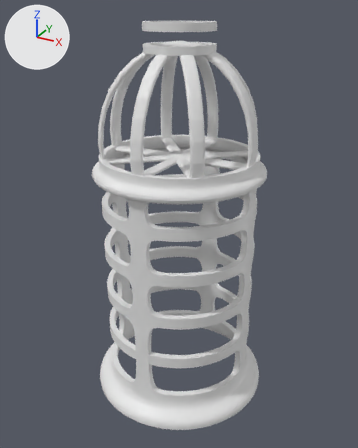
The Blender file Lantern.blend, before and after one commit.
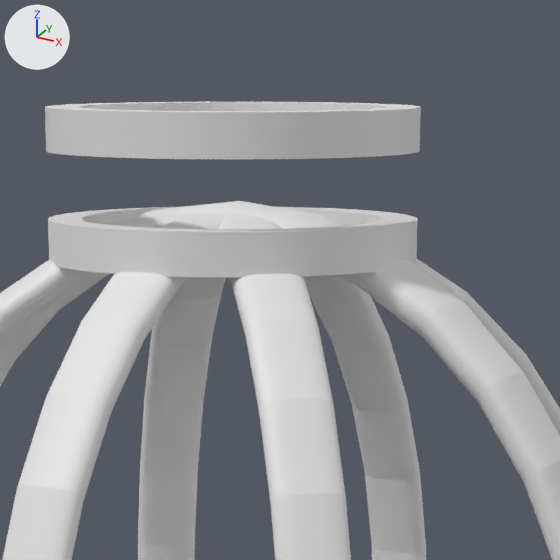
There are two pictures of each version: one whole from a camera (50 mm lens) standing at (0.979, -1.786, 0.969) and looking at (0.0, -0.006, 0.079), one close up on the part from 37% to 68% of the width and 0% to 25% of the height. Every picture has the same lights, and +X, +Y and +Z are marked at upper left. The first two pictures are the older version.
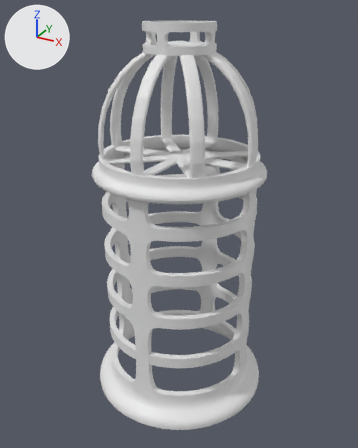
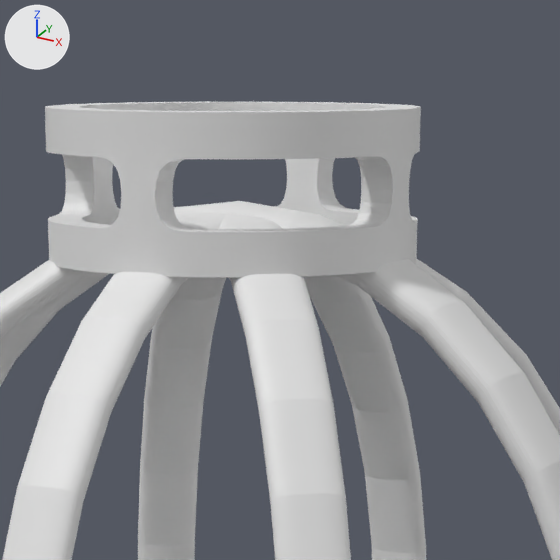
What changed in the scene script:
```text
Change me_circle_010:
    used by ob_circle_004; location = (0.0, 0.0, 0.904); rotation_euler = (0.0, 0.0, 0.0995), in degrees (0, 0, 5.7); scale = (0.261, 0.261, 0.261)
    verts and faces of me_circle_010; kept vertices keep their numbers, new ones are numbered from 672
    before: 32 (0.0, 0.5, -0.08), 47 (-0.1, -0.49, -0.08), 48 (0.0, -0.5, -0.08), 55 (0.49, -0.1, -0.08), 56 (0.5, 0.0, -0.08)
    before: 63 (0.1, 0.49, -0.08), 576 (0.0, 0.5, -0.26), 591 (-0.1, -0.49, -0.26), 592 (0.0, -0.5, -0.26), 599 (0.49, -0.1, -0.26)
    before: 600 (0.5, 0.0, -0.26), 607 (0.1, 0.49, -0.26)
    before: 39 (-0.49, 0.1, -0.08), 40 (-0.5, 0.0, -0.08), 583 (-0.49, 0.1, -0.26), 584 (-0.5, 0.0, -0.26)
    remove me_circle_010.from_pydata(...)  # 672 vertices, 436 faces; spans x -1.5..1.5, y -1.5..1.5, z -6.28..0.04
    add me_circle_010.from_pydata(...)  # 672 vertices, 440 faces; spans x -1.5..1.5, y -1.5..1.5, z -6.28..0.04
    me_circle_010 part 1
    add faces += [(55, 599, 600, 56), (47, 591, 592, 48), (32, 63, 607, 576)]
    me_circle_010 part 2
    add faces += [(39, 583, 584, 40)]
```

Pixel boxes [x1, y1, x2, y2] of what changed, in the close-ups (560 x 560 px):
part 1 of me_circle_010, added: after [117, 158, 411, 225]
part 2 of me_circle_010, added: after [63, 157, 115, 208]
